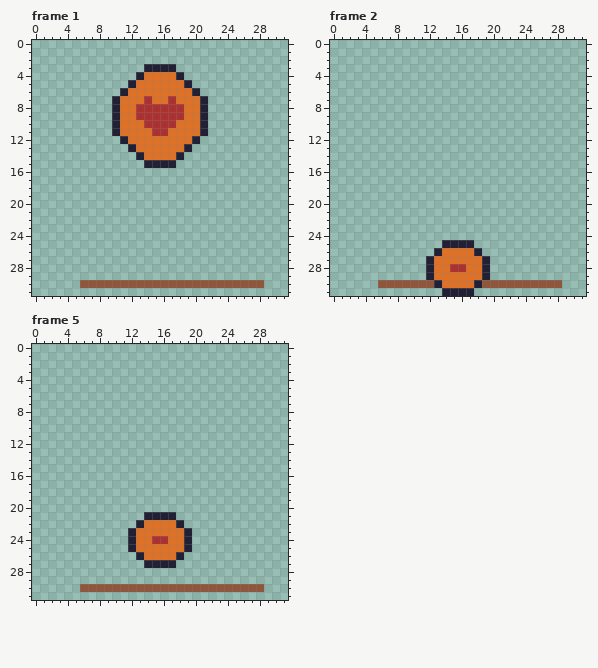
File history of a pixel-art file, Connectfour/Token 1.aseprite. The first picture shows the starting point.
32x32 pixels, 8 frames. Shown: frame 1, frame 2, frame 5. The commit also changed other frames, which this record leaves out.
The result:
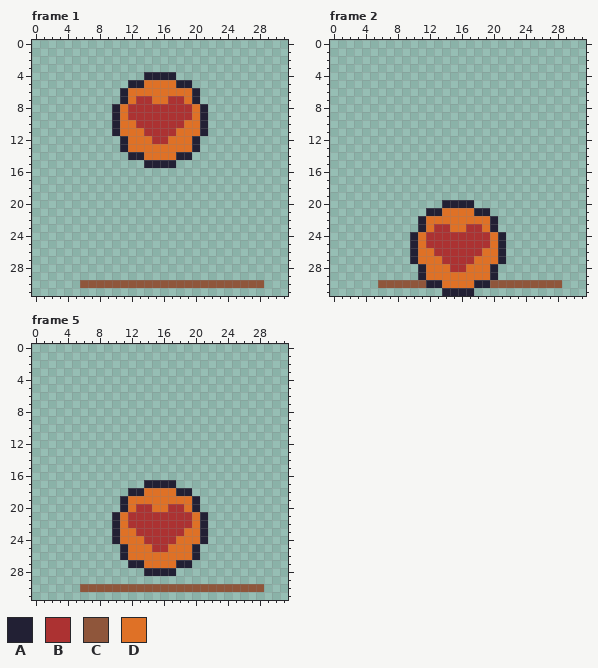
Palette (. is transparent): A #222034  B #ac3232  C #8f563b  D #df7126
The edit:
Frame 1, layer "Layer 2":
y 3: x 14..17 AAAA -> ....
y 4: x 13..18 ADDDDA -> .AAAA.
y 5: x 13 D -> A; x 18 D -> A
y 7: x 10..11 AD -> .A; x 13 D -> B; x 18 D -> B; x 20..21 DA -> A.
y 8..9: x 12 D -> B; x 19 D -> B
y 10: x 13 D -> B; x 18 D -> B
y 11: x 14 D -> B; x 17 D -> B
y 12: x 15..16 DD -> BB
y 13: x 11..12 .A -> AD; x 19..20 A. -> DA
y 14: x 12 . -> A; x 19 . -> A
Frame 2, layer "Layer 2":
y 20: x 14..17 .... -> AAAA
y 21: x 12..19 ........ -> AADDDDAA
y 22: x 11..20 .......... -> ADDDDDDDDA
y 23: x 11..20 .......... -> ADBBDDBBDA
y 24: x 10..21 ............ -> ADBBBBBBBBDA
y 25: x 10..21 ....AAAA.... -> ADBBBBBBBBDA
y 26: x 10..21 ...ADDDDA... -> ADDBBBBBBDDA
y 27: x 10..12 ..A -> ADD; x 14..17 DDDD -> BBBB; x 19..21 A.. -> DDA
y 28..29: x 11..12 .A -> AD; x 19..20 A. -> DA
y 30: x 12 C -> A; x 19 C -> A
Frame 5, layer "Layer 2":
y 17: x 14..17 .... -> AAAA
y 18: x 12..19 ........ -> AADDDDAA
y 19: x 11..20 .......... -> ADDDDDDDDA
y 20: x 11..20 .......... -> ADBBDDBBDA
y 21: x 10..21 ....AAAA.... -> ADBBBBBBBBDA
y 22: x 10..21 ...ADDDDA... -> ADBBBBBBBBDA
y 23: x 10..21 ..ADDDDDDA.. -> ADDBBBBBBDDA
y 24: x 10..12 ..A -> ADD; x 14 D -> B; x 17 D -> B; x 19..21 A.. -> DDA
y 25: x 11..12 .A -> AD; x 15..16 DD -> BB; x 19..20 A. -> DA
y 26: x 11..13 ..A -> ADD; x 18..20 A.. -> DDA
y 27: x 12..19 ..AAAA.. -> AADDDDAA
y 28: x 14..17 .... -> AAAA
